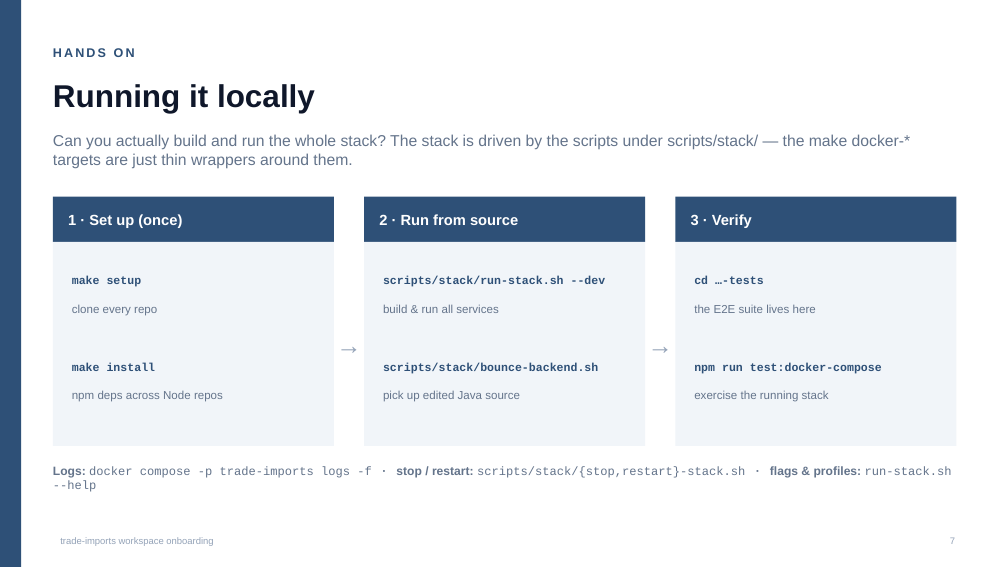
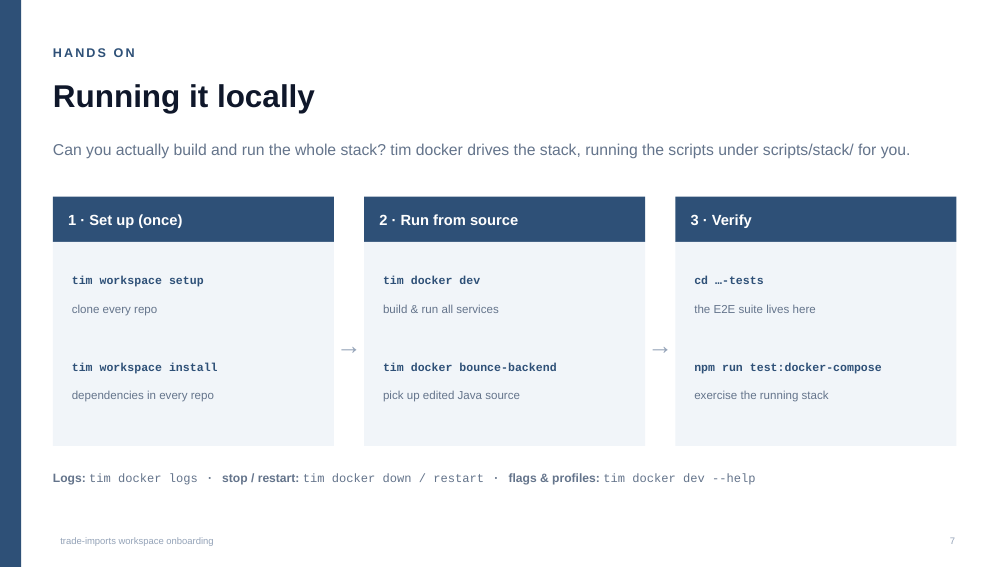
Before and after one commit to DEFRA/trade-imports-workspace, a slide deck: slide 8 of docs/onboarding/01-workspace.pptx. Drawn at 1008x567 pixels with LibreOffice and Linux fonts; fonts in the diff are those of the drawing. Boxes give left, top, right and bottom in pixels: in the first picture for what was removed or moved away, otherwise in the second. Text is boxed around its words. In the diff, an @@ line names an element or a change of style, - is before the commit and + after.

```diff
--- a/docs/onboarding/01-workspace.pptx
+++ b/docs/onboarding/01-workspace.pptx
@@ text at box(53, 143, 911, 159): text changed @@
-Can you actually build and run the whole stack? The stack is driven by the scripts under scripts/stack/ — the make docker-* targets are just thin wrappers around them.
+Can you actually build and run the whole stack? tim docker drives the stack, running the scripts under scripts/stack/ for you.
@@ text at box(72, 276, 204, 287): text changed @@
-make setup
+tim workspace setup
@@ text at box(383, 276, 480, 284): text changed @@
-scripts/stack/run-stack.sh --dev
+tim docker dev
@@ text at box(72, 363, 218, 374): text changed @@
-make install
+tim workspace install
@@ text at box(383, 363, 556, 371): text changed @@
-scripts/stack/bounce-backend.sh
+tim docker bounce-backend
@@ text at box(72, 391, 214, 402): text changed @@
-npm deps across Node repos
+dependencies in every repo
@@ text at box(53, 473, 755, 485): text changed @@
-Logs: docker compose -p trade-imports logs -f · stop / restart: scripts/stack/{stop,restart}-stack.sh · flags & profiles: run-stack.sh --help
+Logs: tim docker logs · stop / restart: tim docker down / restart · flags & profiles: tim docker dev --help
```
Also in this commit, not shown: 3 other slides changed, 5 other files.
